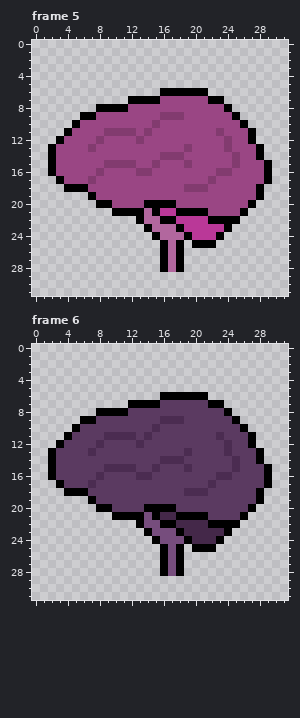
Pixel-art file, stored at Editables/brain.aseprite. That is the earlier state.
32x32 pixels, 6 frames. Shown: frame 5, frame 6. The commit also changed other frames, which this record leaves out.
The result:
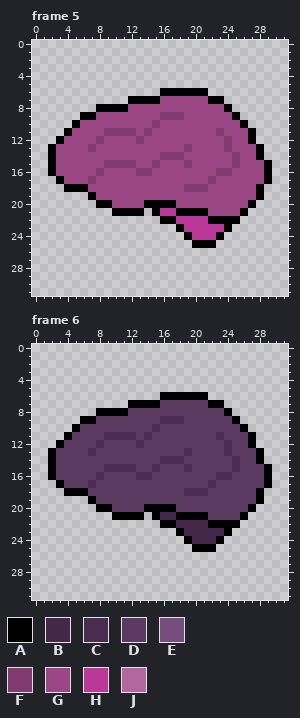
Palette (. is transparent): A #000000  B #442849  C #4b2c51  D #5b3a61  E #764d7d  F #823b6f  G #9a4684  H #ba3898  J #b2679e
Diff:
--- frame 5
@@ x 11..20 @@
 20 GGGAAAAGGG
-21 AAAJAHHAAA
-22 ..AJJAAHHH
-23 ...AJJJAHH
-24 ....AJJJAH
-25 .....AJA.A
-26 .....AJA..
-27 .....AJA..
-28 .....AJA..
+21 AAA.AHHAAA
+22 .....AAHHH
+23 .......AHH
+24 ........AH
+25 .........A
+26 ..........
+27 ..........
+28 ..........
 29 ..........
--- frame 6
@@ x 11..20 @@
 20 DDDAAAADDD
-21 AAAEABBAAA
-22 ..AEEAABBB
-23 ...AEEEABB
-24 ....AEEEAB
-25 .....AEA.A
-26 .....AEA..
-27 .....AEA..
-28 .....AEA..
+21 AAA.ABBAAA
+22 .....AABBB
+23 .......ABB
+24 ........AB
+25 .........A
+26 ..........
+27 ..........
+28 ..........
 29 ..........
Where, in picture pixels (left, top, right, bottom), the same in both pictures:
erased: (136, 208, 184, 272)
erased: (136, 512, 184, 576)
